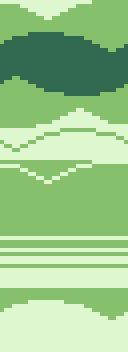
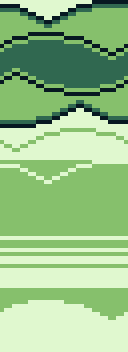
Layered file, before and after one edit (128x352). Changes by layer:
painted on "LightBasicClouds" over [0, 0, 128, 28]
painted on "BasicClouds" over [0, 32, 128, 60]
painted on "BasicCloudsFlipped" over [0, 68, 128, 128]
